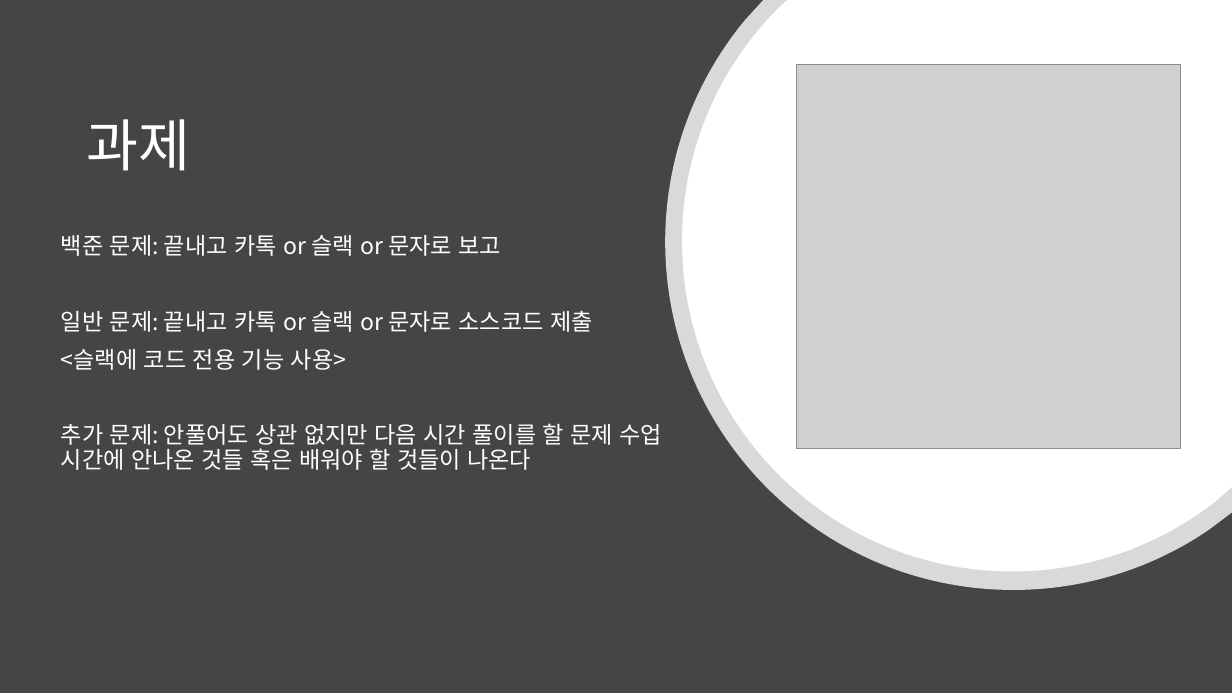
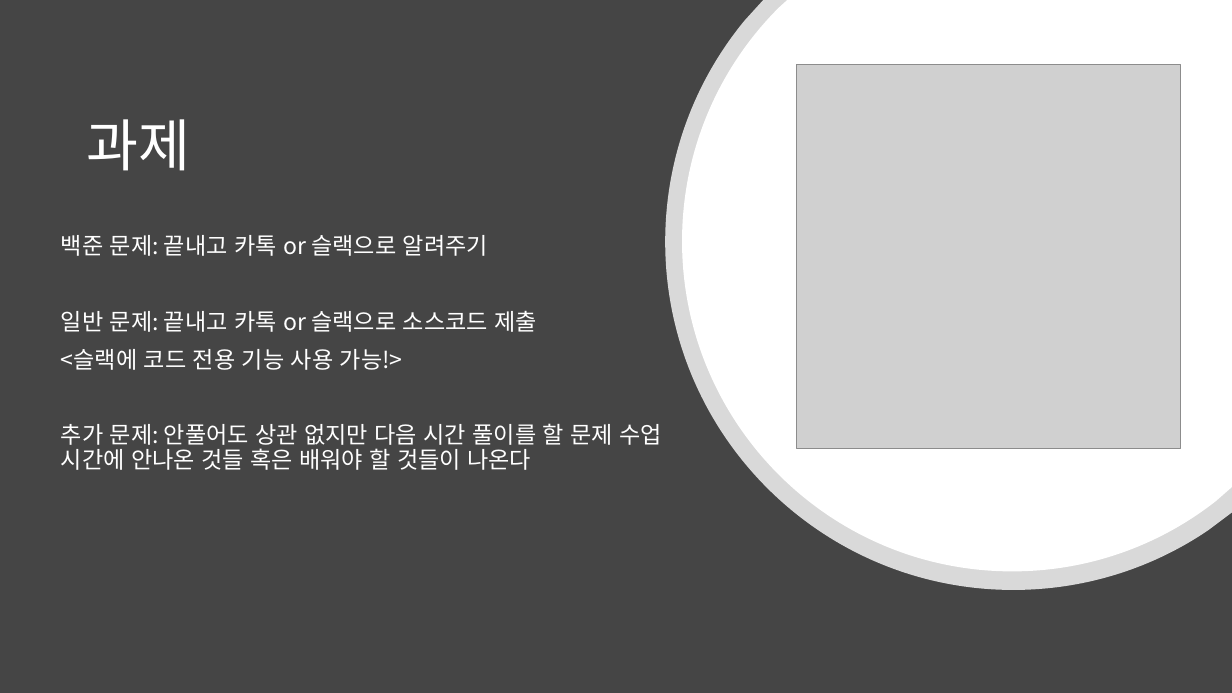
Before and after one commit to kjh99660/Study_powerpoint, a slide deck: slide 33 of c# 스터디 1주 차.pptx (slide 32 before the commit). Drawn at 1232x693 pixels with LibreOffice and Linux fonts; fonts in the diff are those of the drawing; grey boxes stand for pictures. Boxes give left, top, right and bottom in pixels: in the first picture for what was removed or moved away, otherwise in the second. Text is boxed around its words. In the diff, an @@ line names an element or a change of style, - is before the commit and + after.

```diff
--- a/c# 스터디 1주 차.pptx
+++ b/c# 스터디 1주 차.pptx
@@ text at (61, 235, 537, 370): text changed @@
-백준 문제: 끝내고 카톡 or 슬랙 or 문자로 보고
-일반 문제: 끝내고 카톡 or 슬랙 or 문자로 소스코드 제출
-<슬랙에 코드 전용 기능 사용>
+백준 문제: 끝내고 카톡 or 슬랙으로 알려주기
+일반 문제: 끝내고 카톡 or 슬랙으로 소스코드 제출
+<슬랙에 코드 전용 기능 사용 가능!>
```
Also in this commit, not shown: 1 other slide changed, 2 slides added, 4 other files.
